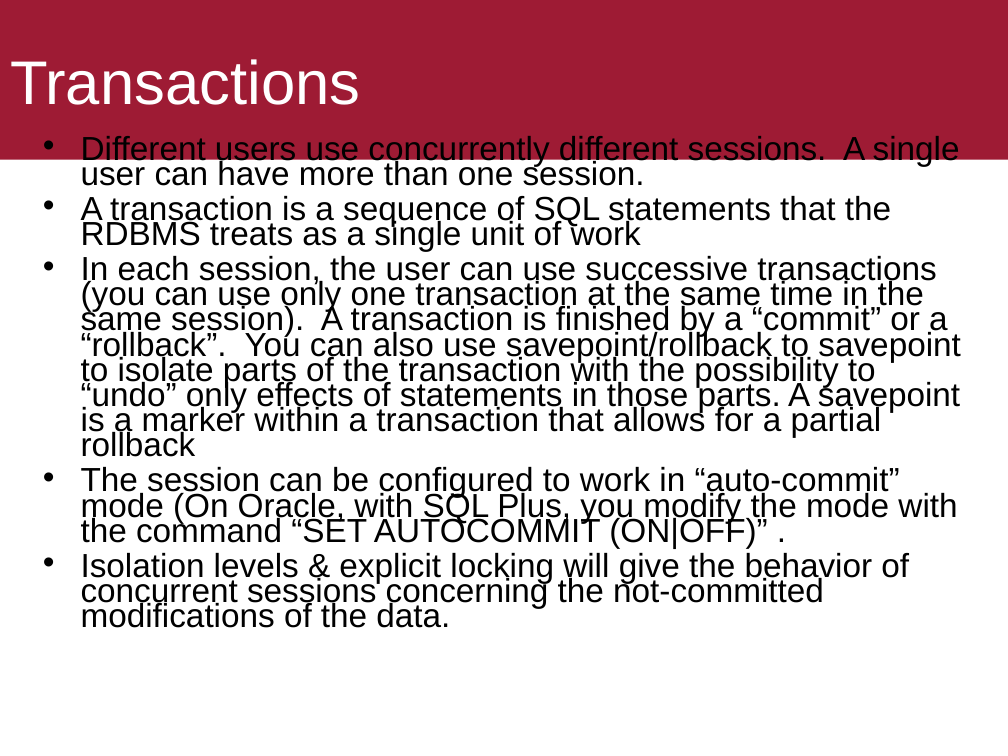
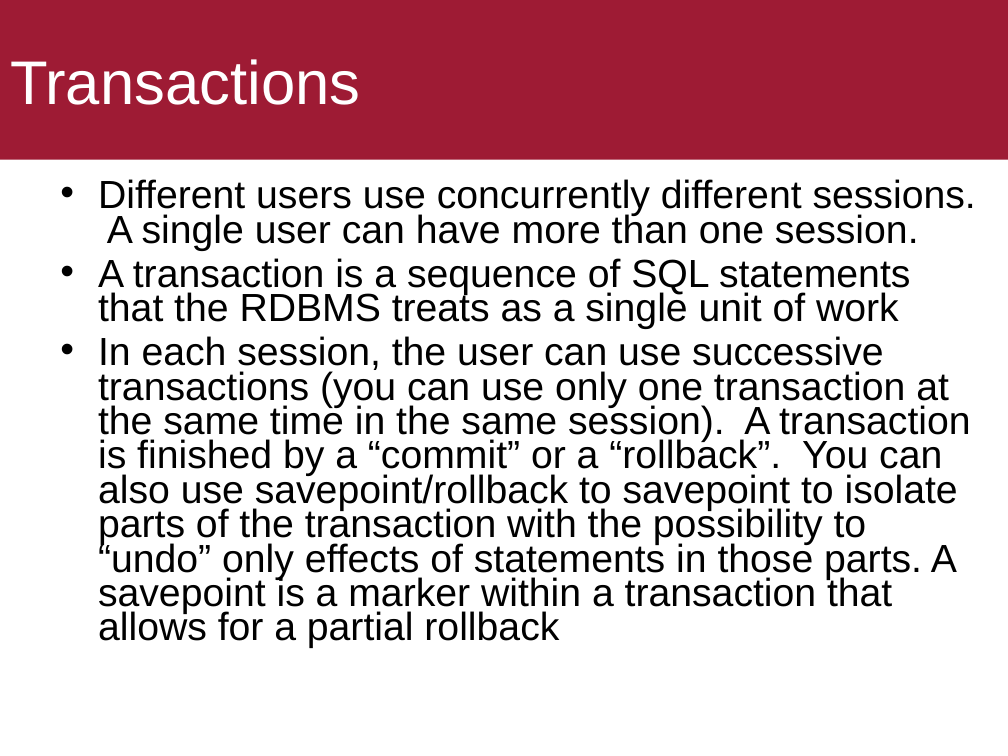
Before and after one commit to ekof-dss/teaching-samples-2021-22, a slide deck: slide 47 of presentations/05-02-sql.ppt (slide 70 before the commit). Drawn at 1008x756 pixels with LibreOffice and Linux fonts; fonts in the diff are those of the drawing. Boxes give left, top, right and bottom in pixels: in the first picture for what was removed or moved away, otherwise in the second. Text is boxed around its words. In the diff, an @@ line names an element or a change of style, - is before the commit and + after.

```diff
--- a/presentations/05-02-sql.ppt
+++ b/presentations/05-02-sql.ppt
@@ text "Different users use concurrently different ...": place and size @@
-text "Different users use concurrently different ..." at (81,136,960,628)
+text "Different users use concurrently different ..." at (98,179,976,648)
@@ text "Different users use concurrently different ..." at (98,179,976,648): size 23.8 to 28 pt; line spacing 0.63 to 0.73 @@
@@ text at (81,467,957,628): paragraphs removed @@
-• The session can be configured to work in “auto-commit” mode (On Oracle, with SQL Plus, you modify the mode with the command “SET AUTOCOMMIT (ON|OFF)” .
-• Isolation levels & explicit locking will give the behavior of concurrent sessions concerning the not-committed modifications of the data.
```
Also in this commit, not shown: 50 other slides changed, 1 slide added, 31 slides removed, 4 other files.
